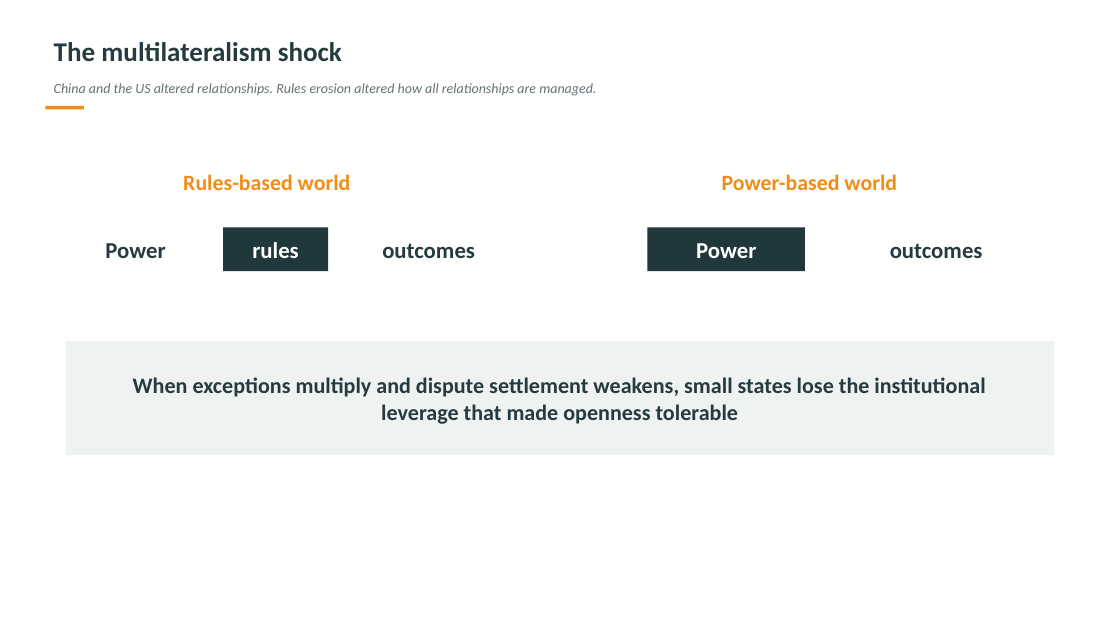
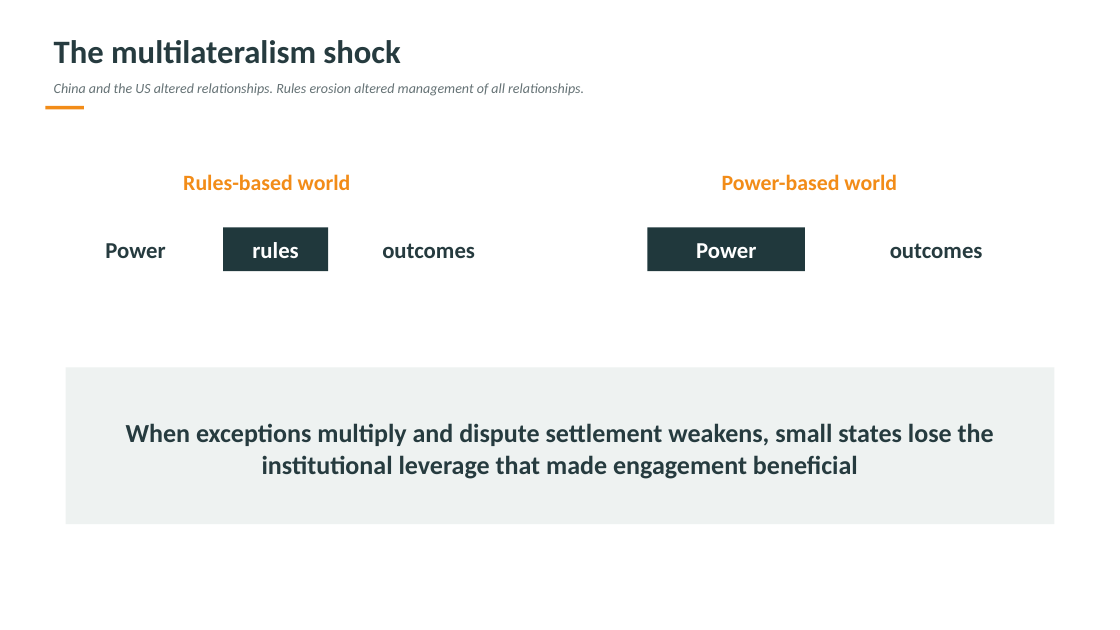
Before and after one commit to DannyQuah/DannyQuah.github.io, a slide deck: slide 17 of Storage/2026.09-Asia-in-a-Disrupted-World-Order-Danny.Quah-crafted-CP.pptx. Drawn at 1120x630 pixels with LibreOffice and Linux fonts; fonts in the diff are those of the drawing. Boxes give left, top, right and bottom in pixels: in the first picture for what was removed or moved away, otherwise in the second. Text is boxed around its words. In the diff, an @@ line names an element or a change of style, - is before the commit and + after.

```diff
--- a/Storage/2026.09-Asia-in-a-Disrupted-World-Order-Danny.Quah-crafted-CP.pptx
+++ b/Storage/2026.09-Asia-in-a-Disrupted-World-Order-Danny.Quah-crafted-CP.pptx
@@ text "The multilateralism shock" at (54,40,400,64): size 23.2 to 28 pt @@
@@ text at (54,83,584,96): text changed @@
-China and the US altered relationships. Rules erosion altered how all relationships are managed.
+China and the US altered relationships. Rules erosion altered management of all relationships.
@@ rectangle: place and size @@
-rectangle at (66,341,1054,455)
+rectangle at (66,368,1054,524)
@@ text at (126,423,994,479): text changed; size 18.9 to 22.4 pt @@
-When exceptions multiply and dispute settlement weakens, small states lose the institutional leverage that made openness tolerable
+When exceptions multiply and dispute settlement weakens, small states lose the institutional leverage that made engagement beneficial
```
Also in this commit, not shown: 20 other slides changed.
